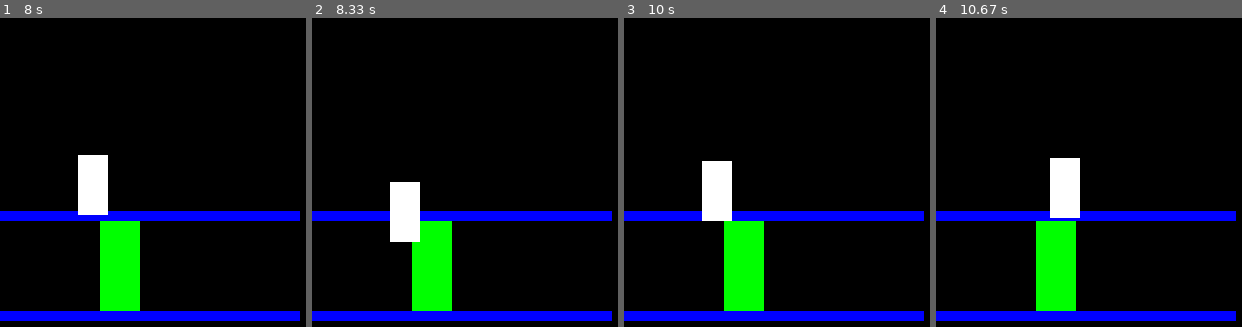
Above: before the commit, frames 1-4 (left to right).
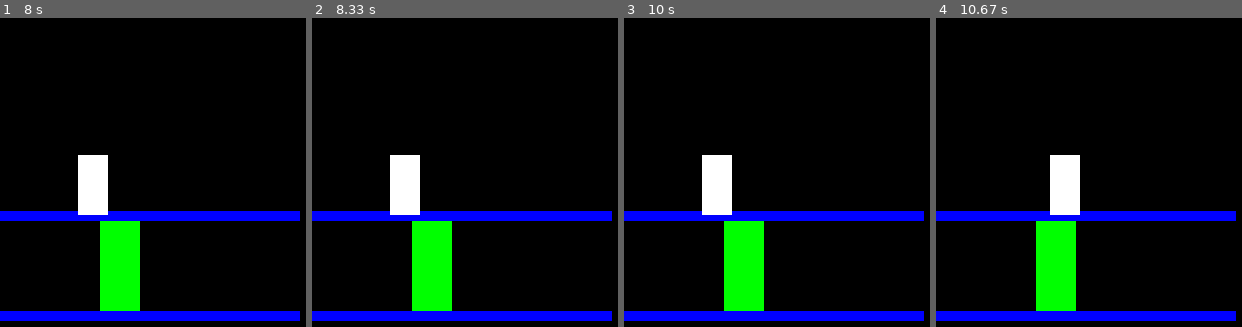
Above: after the commit, the same moments.

Repository: lvanderlyn/VideoGame
Game: pygame game, started from isContact_L1.py
The game is run twice, just before and just after one commit, with the same random seed, the same clock (stepped at 60 frames per second) and the same inputs. The source is Python 2; it was converted automatically to run under Python 3.
Inputs:
- Up to frame 1 (8 s): tap D at 0.33, 2 s; hold Left 0.67-1.2 s; hold Right 2.73-3.37 s; hold Left 3.8-4.27 s; hold Right 4.3-4.77 s; hold Right 5.13-5.6 s; hold Left 5.63-6.17 s; hold Left 6.53-6.93 s; hold Right from 7.37 s (still down)
- Up to frame 2 (8.33 s): release Right at 8 s; hold Down from 8.03 s (still down)
- Up to frame 3 (10 s): release Down at 8.4 s; tap W at 8.93 s; hold Up from 9.77 s (still down)
- Up to frame 4 (10.67 s): release Up at 10.07 s; hold Right 10.1-10.57 s; hold Left from 10.6 s (still down)

Frame 1 is identical in both runs. In frame 2, 1.7% of the frame differs, in the area x 25-36%, y 44-73%; in frame 3, 0.4%; in frame 4, 0.2%.

Commit message:
final version of non-class based contact definitions. Useful code from here has been modified and implemented in scaffolding.py

Diff:
--- a/isContact_L1.py
+++ b/isContact_L1.py
@@ -131,47 +131,6 @@
 
 
 
-#def isContact(actor, other):
-#    '''hopefull actually tells if there is contact between the bottom of the
-#    actor and some other object'''
-#    actor_rect = pygame.Rect(actor.getX(), actor.getY(), actor.getWidth(), actor.getHeight())
-#    other_rect = pygame.Rect(other.getX(), other.getY(), other.getWidth(), other.getHeight())
-#    if (actor_rect.right - 0.75* actor_rect.width <= other_rect.right) and (actor_rect.right - 0.25*actor_rect.width >= other_rect.left):
-#        if actor_rect.bottom >= other_rect.top:
-#            return True
-#    else:
-#        return False
-
-
-
-#def modeSelect(actor, climb, walk):
-#    '''take in a list of climable object called 'climb', and list of platforms
-#    called 'walk' and determines the mode (controls allowed) based on what
-#    the jumperman is in contact with'''
-#
-#    mode = 0
-#    Climb = False
-#    Walk = False
-#    for up in climb:
-#        #checks through objects that are ladders
-#        if isContact(actor, up):
-#            Climb = True
-#            break
-#    for platform in walk:
-#        #checksthrough objects that are platforms
-#        if isContact(actor, platform):
-#            Walk = True
-#            break
-#    if Walk and Climb:
-#        return MODE_CANCLIMB
-#    elif Walk and (not Climb):
-#        return MODE_WALK
-#    elif Climb and (not Walk):
-#        return MODE_CLIMB
-#    elif not Climb and (not Walk):
-#        return MODE_FALL
-
-
 def modeSelect(actor, platforms, ladders):
     '''Let's think about things logically:
     We have a problem -> ie we want to be able to determine the mode that we
@@ -208,7 +167,7 @@
         print actor.getY()
         print actor.getY() + actor.getHeight()
         print up.getY()
-        if (actor.getX() + 0.75 * actor.getWidth() >= up.getX()) and (actor.getX() + 0.25*actor.getWidth() <= up.getX() + up.getWidth()):
+        if (actor.getX() + 0.25 * actor.getWidth() >= up.getX()) and (actor.getX() + 0.75*actor.getWidth() <= up.getX() + up.getWidth()):
             if actor.getY() + actor.getHeight() <= up.getY() + up.getHeight() and actor.getY()+ actor.getHeight() >= up.getY() and not actor.getY() < up.getY():
                 withinLadder = True
             elif actor.getY() + actor.getHeight() >= up.getY() and actor.getY() < up.getY():
@@ -221,6 +180,7 @@
     elif aboveLadder and onPlatform:
         return 2
     elif withinLadder or aboveLadder and not onPlatform:
+        #
         return 3
     elif onPlatform and not withinLadder and not aboveLadder:
         return 4
